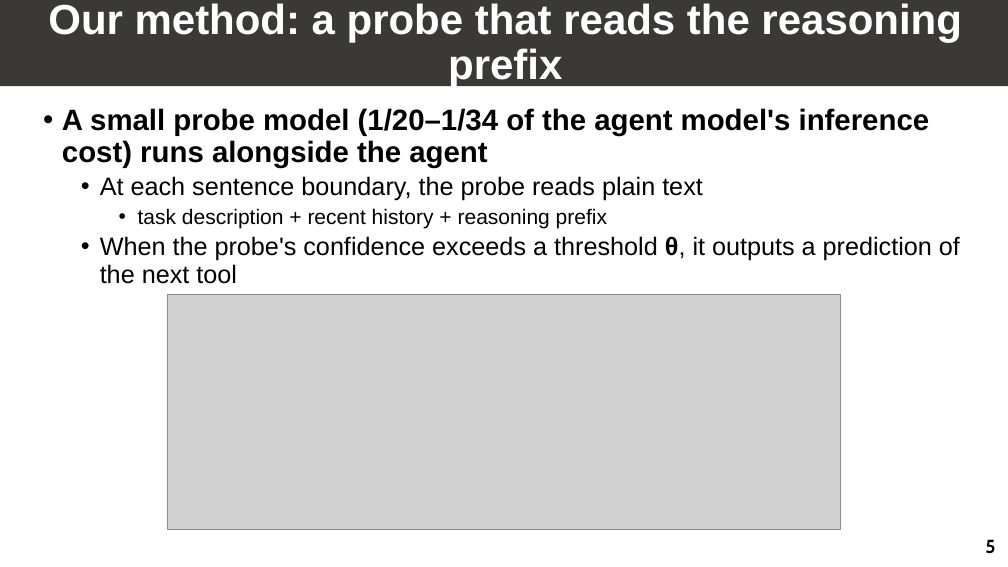
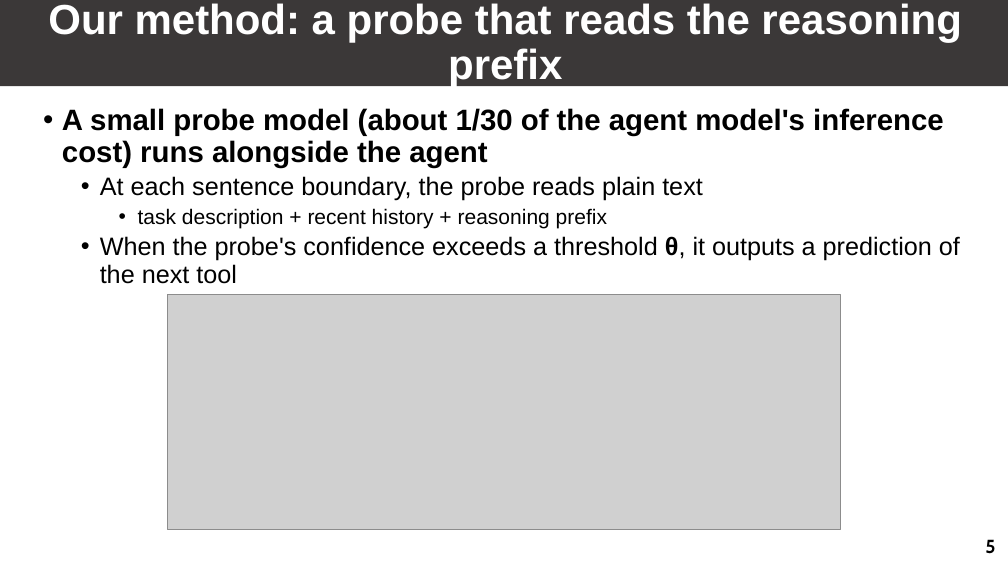
Before and after one commit to GuoYibo233/probe-agent, a slide deck: slide 6 of talks/20260809/slides.pptx. Drawn at 1008x567 pixels with LibreOffice and Linux fonts; fonts in the diff are those of the drawing; grey boxes stand for pictures. Boxes give left, top, right and bottom in pixels: in the first picture for what was removed or moved away, otherwise in the second. Text is boxed around its words. In the diff, an @@ line names an element or a change of style, - is before the commit and + after.

```diff
--- a/talks/20260809/slides.pptx
+++ b/talks/20260809/slides.pptx
@@ text at (62,108,944,168): text changed @@
-• A small probe model (1/20–1/34 of the agent model's inference cost) runs alongside the agent
+• A small probe model (about 1/30 of the agent model's inference cost) runs alongside the agent
```
Also in this commit, not shown: 10 other slides changed, 1 slide removed, 11 other files.
